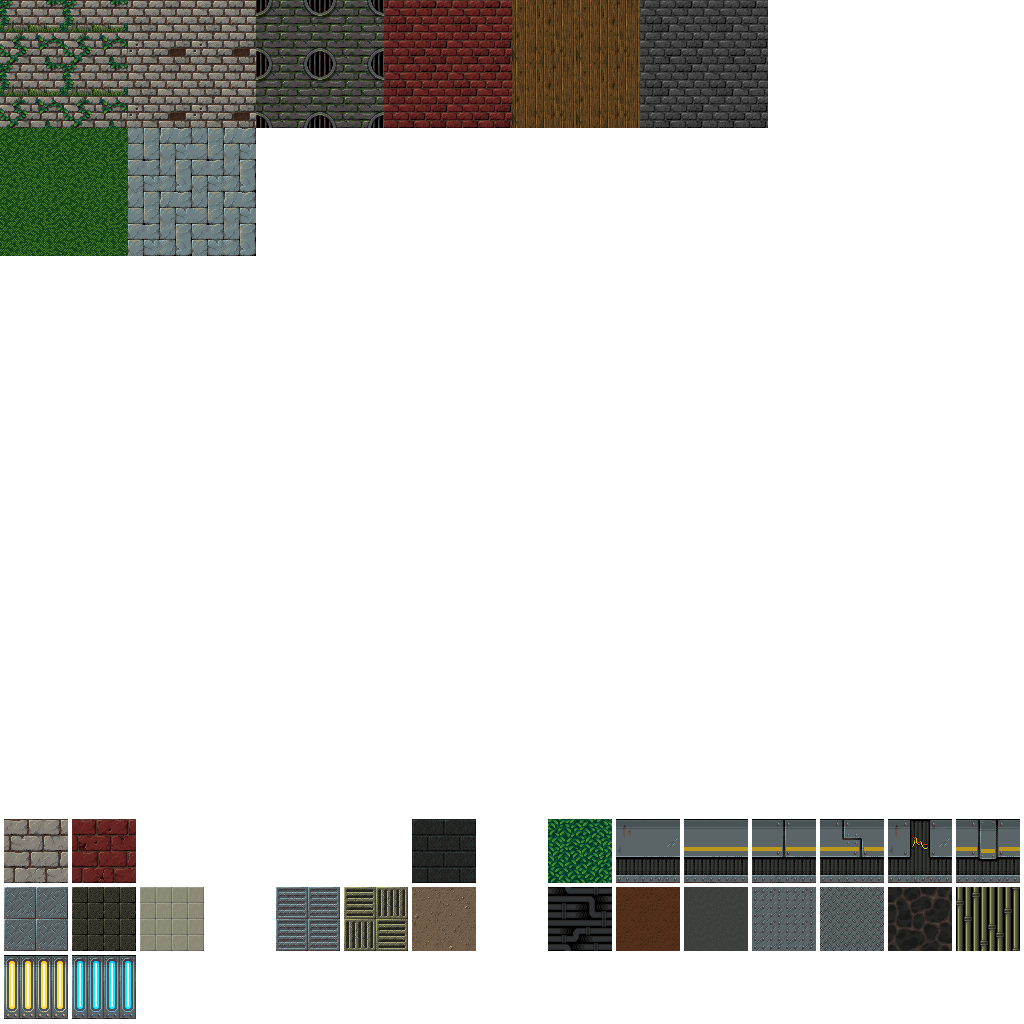
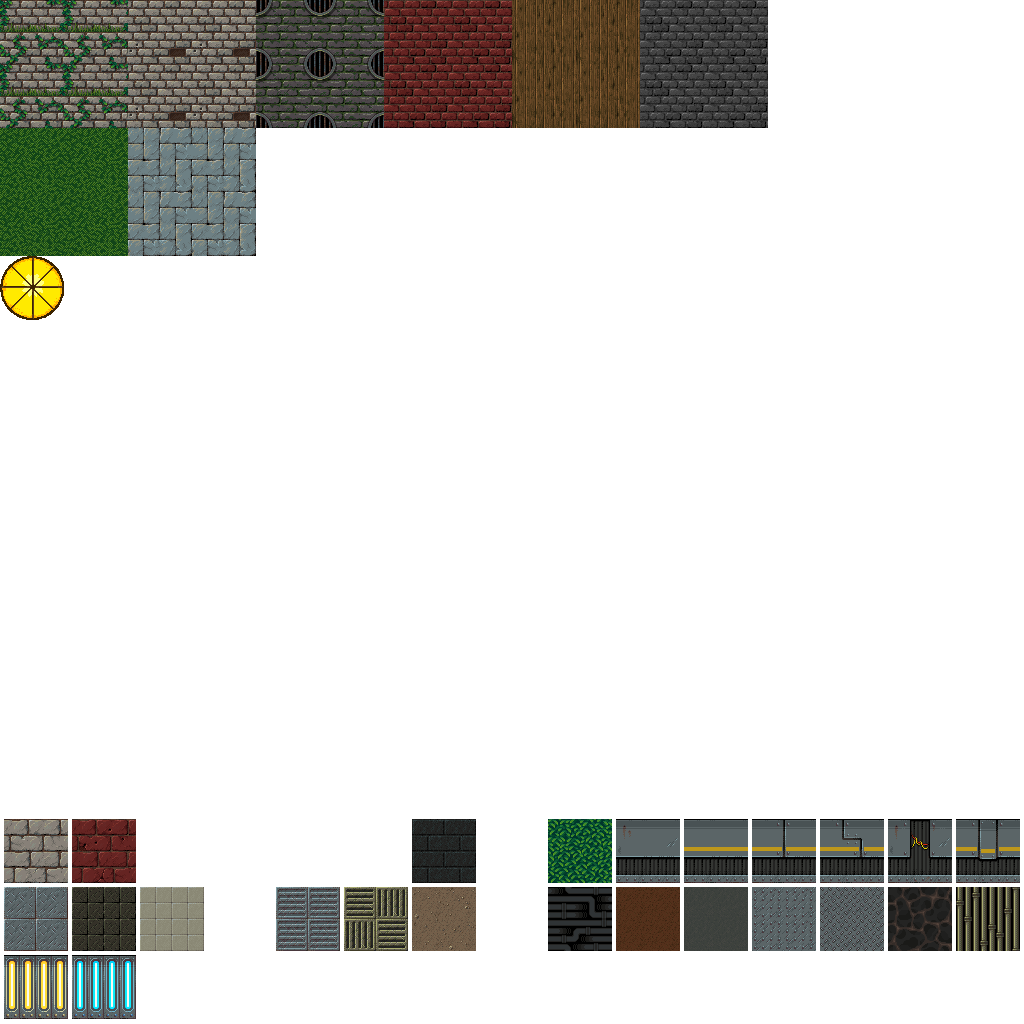
Two versions of the same layered image (w=1024, h=1024). Layer-by-layer changes:
added layer "Paint Layer 2 (pasted)" above "BRICK_4A.PNG Merged" over 0, 256, 64, 320
